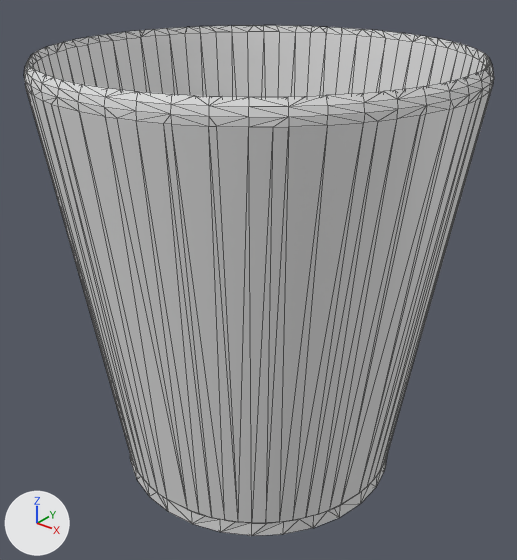
What one commit did to the OBJ model data/cups/onepiece/2.obj.
Camera for both pictures: a camera (50 mm lens) standing at (0.1894, -0.2214, 0.1613) and looking at (0.0629, -0.0633, 0.0633). Every picture has the same lights, and +X, +Y and +Z are marked at lower left. Mesh edges are drawn as thin lines. Where no turn or scale is listed for an object, it has been applied to the vertices.

The first picture shows '2'.
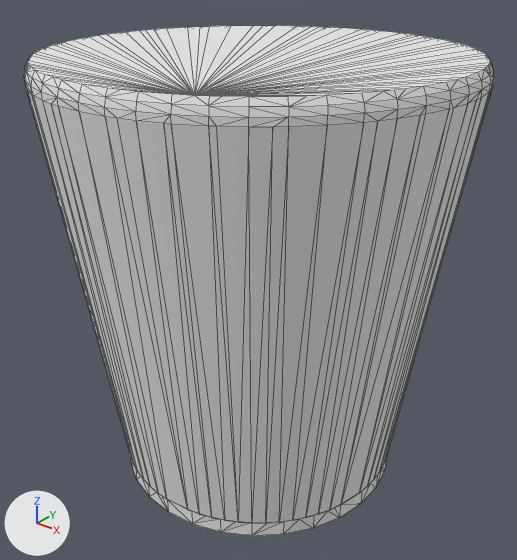
Where the change shows, as pixel boxes [x1, y1, x2, y2] in the pictures (517 x 560 px):
part 1 of me_2, cut back
    both: [28, 25, 490, 97]

Diff of the bpy script that builds the scene:
```diff
--- a/data/cups/onepiece/2.obj.py
+++ b/data/cups/onepiece/2.obj.py
@@ mat_default_obj_001 @@
+mat_default_obj_001 = principled_material('Default_OBJ.001')
+mat_default_obj_001.base_color = (0.8, 0.8, 0.8)  # white #e7e7e7
+mat_default_obj_001.roughness = 1.0
@@ me_2 @@
 # used by ob_2; location = (0.0, 0.0, 0.0)
-me_2.from_pydata(...)  # 566 vertices, 1128 faces; spans x 0.0001..0.1243, y -0.1243..-0.0002, z 0.0..0.1321
+me_2.from_pydata(...)  # 498 vertices, 956 faces; spans x 0.0001..0.1243, y -0.1243..-0.0002, z 0.0..0.1321
+# me_2 part 1
+# 68 vertices are removed from x 0.0021..0.1222, y -0.1222..-0.0021, z 0.13
+# 246 faces are deleted
+# 74 new faces join them
+me_2.materials.append(mat_default_obj_001)  # white #e7e7e7
```
